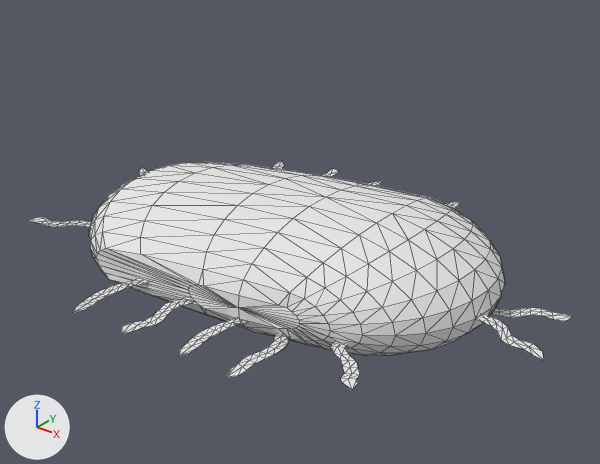
Renders of the OBJ model C++ Game/projects/Cell-Ops-Vaccination/res/models/Symbiont2.obj from each side of a commit.
Rendered twice from a 50 mm lens placed at (3.41, -4.63, 2.98), pointed at (-0.43, 0.17, 0.0). Lighting does not change. The marker at lower left points along +X, +Y and +Z. Mesh edges are drawn as thin lines. Where no turn or scale is listed for an object, it has been applied to the vertices.

The older version as bpy lines, for what is in view:
```python
me_plane_003 = bpy.data.meshes.new('Plane.003')
me_plane_003.from_pydata(...)  # 767 vertices, 1200 faces; spans x -2.5..1.89, y -1.74..1.54, z -0.5..0.5
me_plane_003.materials.append(mat_material_001)  # white #e7e7e7
ob_plane_003 = bpy.data.objects.new('Plane.003', me_plane_003)
ob_plane_003.location = (0.0, 0.0, 0.0)
```
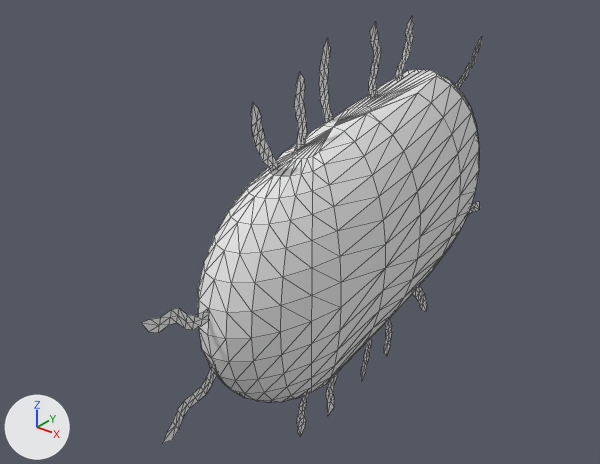
Boxes [x1, y1, x2, y2] around the edits, measured in the pictures (600 x 464 px; the box of a moved part takes in the faces that stretch with it):
'Plane.003', reshaped (37% narrower, 86% taller): before [28, 161, 572, 389]; after [142, 17, 482, 443]
part 1 of me_plane_003, moved or reshaped: before [330, 342, 360, 389]; after [395, 17, 414, 80]
part 2 of me_plane_003, moved or reshaped: before [89, 162, 505, 356]; after [197, 69, 479, 403]
part 3 of me_plane_003, moved or reshaped: before [121, 298, 193, 334]; after [369, 21, 381, 98]
part 4 of me_plane_003, moved or reshaped: before [227, 334, 288, 377]; after [293, 72, 307, 154]
part 5 of me_plane_003, moved or reshaped: before [179, 319, 246, 356]; after [319, 39, 333, 123]
part 6 of me_plane_003, moved or reshaped: before [475, 314, 544, 360]; after [142, 308, 208, 333]
part 7 of me_plane_003, moved or reshaped: before [28, 217, 91, 228]; after [468, 202, 479, 214]
part 8 of me_plane_003, moved or reshaped: before [321, 168, 339, 177]; after [326, 371, 339, 415]
part 9 of me_plane_003, moved or reshaped: before [492, 308, 572, 321]; after [162, 364, 217, 443]
part 10 of me_plane_003, moved or reshaped: before [139, 168, 148, 176]; after [455, 37, 482, 89]
part 11 of me_plane_003, moved or reshaped: before [445, 202, 460, 208]; after [297, 394, 309, 436]
part 12 of me_plane_003, moved or reshaped (not visible before): after [384, 317, 392, 356]
part 13 of me_plane_003, moved or reshaped: before [272, 161, 284, 169]; after [412, 286, 427, 311]
part 14 of me_plane_003, moved or reshaped: before [368, 181, 383, 186]; after [361, 338, 371, 381]
part 15 of me_plane_003, moved or reshaped: before [73, 279, 149, 313]; after [251, 103, 280, 172]

Patch to the scene script:
```diff
--- a/C++ Game/projects/Cell-Ops-Vaccination/res/models/Symbiont2.obj.py
+++ b/C++ Game/projects/Cell-Ops-Vaccination/res/models/Symbiont2.obj.py
@@ me_plane_003 @@
 me_plane_003.from_pydata(...)  # 767 vertices, 1200 faces; spans x -2.5..1.89, y -1.74..1.54, z -0.5..0.5
+# me_plane_003 part 1: the loose piece of 27 vertices spanning x 0.66..1.06, y -1.18..-0.67, z -0.11 is multiplied about its middle by the matrix ((0.038, 0.041, -0.998), (0.883, 0.466, 0.053), (0.467, -0.884, -0.018)), then moved by (-0.96, 2.07, 1.41)
+# me_plane_003 part 2: the loose piece of 362 vertices spanning x -2.05..1.35, y -1.18..1.04, z -0.5..0.5 is multiplied about the mesh origin by the matrix ((0.0, 0.0, 1.0), (-1.0, 0.0, 0.0), (0.0, -1.0, 0.0))
+# me_plane_003 part 3: the loose piece of 27 vertices spanning x -0.56..-0.37, y -1.68..-1.02, z -0.08 is multiplied about its middle by the matrix ((0.0, 0.0, -1.0), (1.0, 0.0, 0.0), (0.0, -1.0, 0.0)), then moved by (0.39, 2.0, 1.43)
+# me_plane_003 part 4: the loose piece of 27 vertices spanning x 0.23..0.38, y -1.5..-0.82, z -0.17 is multiplied about its middle by the matrix ((0.005, 0.0, -1.0), (1.0, 0.0, 0.005), (0.0, -1.0, 0.0)), then moved by (-0.35, 0.85, 1.33)
+# me_plane_003 part 5: the loose piece of 27 vertices spanning x -0.13..0.08, y -1.59..-0.92, z -0.11 is multiplied about its middle by the matrix ((0.0, 0.0, -1.0), (1.0, 0.0, 0.0), (0.0, -1.0, 0.0)), then moved by (-0.09, 1.35, 1.43)
+# me_plane_003 part 6: the loose piece of 27 vertices spanning x 1.21..1.89, y -0.3..-0.04, z 0.0 is multiplied about the mesh origin by the matrix ((0.0, 0.0, 1.0), (-1.0, 0.0, 0.0), (0.0, -1.0, 0.0))
+# me_plane_003 part 7: the loose piece of 27 vertices spanning x -2.35..-1.71, y -1.1..-0.78, z 0.01 is multiplied about its middle by the matrix ((0.0, 0.0, -1.0), (-1.0, 0.0, 0.0), (0.0, 1.0, 0.0)), then moved by (2.04, 3.15, -0.36)
+# me_plane_003 part 8: the loose piece of 27 vertices spanning x -1.0..-0.7, y 0.74..1.39, z 0.05 is multiplied about its middle by the matrix ((0.0, 0.0, -1.0), (0.97, 0.243, 0.0), (0.243, -0.97, 0.0)), then moved by (0.87, -1.01, -1.24)
+# me_plane_003 part 9: the loose piece of 27 vertices spanning x 1.12..1.75, y 0.24..0.57, z -0.17 is multiplied about its middle by the matrix ((0.0, 0.0, -1.0), (-0.511, -0.859, 0.0), (-0.859, 0.511, 0.0)), then moved by (-1.44, -1.91, -0.32)
+# me_plane_003 part 10: the loose piece of 27 vertices spanning x -2.5..-1.84, y 0.04..0.3, z -0.02..0.02 is multiplied about its middle by the matrix ((0.0, 0.0, -1.0), (-0.957, -0.292, 0.0), (-0.292, 0.957, 0.0)), then moved by (2.18, 1.82, 1.07)
+# me_plane_003 part 11: the loose piece of 27 vertices spanning x 0.09..0.34, y 0.93..1.53, z 0.01 is multiplied about its middle by the matrix ((0.0, 0.0, -1.0), (0.951, -0.311, 0.0), (-0.311, -0.951, 0.0)), then moved by (-0.21, -1.59, -1.23)
+# me_plane_003 part 12: the loose piece of 27 vertices spanning x -0.29..-0.13, y 0.86..1.54, z -0.1 is multiplied about its middle by the matrix ((0.0, 0.0, -1.0), (1.0, 0.0, 0.0), (0.0, -1.0, 0.0)), then moved by (0.24, -0.31, -0.94)
+# me_plane_003 part 13: the loose piece of 27 vertices spanning x -1.47..-0.98, y 0.66..1.18, z 0.01..0.08 is multiplied about the mesh origin by the matrix ((0.0, 0.0, 1.0), (-1.0, 0.0, 0.0), (0.0, -1.0, 0.0))
+# me_plane_003 part 14: the loose piece of 27 vertices spanning x -0.63..-0.44, y 0.75..1.43, z 0.01..0.04 is multiplied about the mesh origin by the matrix ((0.0, 0.0, 1.0), (-1.0, 0.0, 0.0), (0.0, -1.0, 0.0))
+# me_plane_003 part 15: the loose piece of 27 vertices spanning x -1.02..-0.81, y -1.74..-1.07, z -0.05 is multiplied about its middle by the matrix ((0.0, 0.0, -1.0), (0.928, 0.373, 0.0), (0.373, -0.928, 0.0)), then moved by (0.86, 0.74, 1.14)
 me_plane_003.materials.append(mat_material_001)
```
